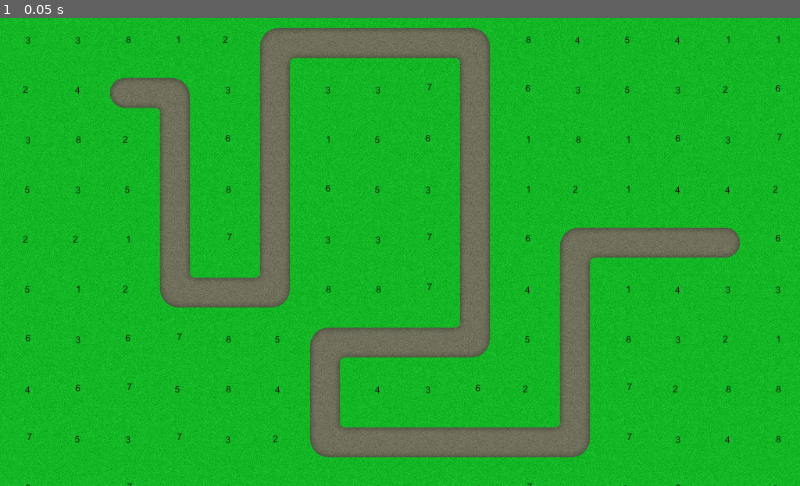
Above: before the commit, frame 1.
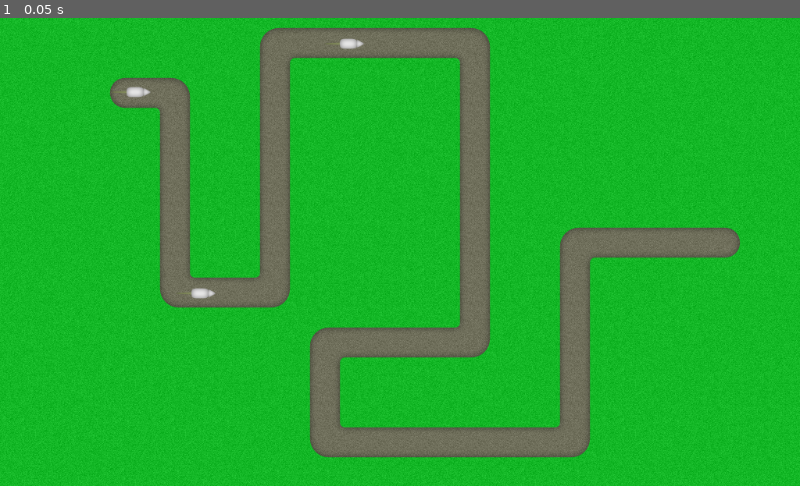
Above: after the commit, the same moment.

Repository: vibrunazo/godot-cats
Game: Godot game, scene res://scenes/Map.tscn
Same seed, same stepped clock (60 frames per second), same inputs: the game is played once before the commit and once after it. The project has no main scene, so this scene is started directly.
Inputs:
- Up to frame 1 (0.05 s): no input

The runs differ from the first frame. In frame 1, 0.8% of the frame differs, in the area x 2-98%, y 3-100%.

Commit message:
added mouse01

Diff:
--- a/scenes/Map.tscn
+++ b/scenes/Map.tscn
@@ -1,6 +1,7 @@
-[gd_scene load_steps=4 format=2]
+[gd_scene load_steps=5 format=2]
 
 [ext_resource path="res://assets/terrain.png" type="Texture" id=1]
+[ext_resource path="res://scenes/Mouse.tscn" type="PackedScene" id=2]
 
 [sub_resource type="TileSet" id=1]
 0/name = "grass"
@@ -63,3 +64,14 @@
 tile_set = SubResource( 2 )
 format = 1
 tile_data = PoolIntArray( 5, 0, 1, 6, 0, 0, 7, 0, 0, 8, 0, 0, 9, 0, 2, 65538, 0, 131072, 65539, 0, 2, 65541, 0, 65536,  …(532 unchanged characters)…
+
+[node name="Mice" type="Node2D" parent="."]
+
+[node name="Mouse" parent="Mice" instance=ExtResource( 2 )]
+position = Vector2( 173, 95 )
+
+[node name="Mouse2" parent="Mice" instance=ExtResource( 2 )]
+position = Vector2( 256, 353 )
+
+[node name="Mouse3" parent="Mice" instance=ExtResource( 2 )]
+position = Vector2( 446, 33 )
--- /dev/null
+++ b/scenes/Mouse.tscn
@@ -0,0 +1,8 @@
+[gd_scene load_steps=2 format=2]
+
+[ext_resource path="res://assets/mouse01.png" type="Texture" id=1]
+
+[node name="Mouse" type="Node2D"]
+
+[node name="Sprite" type="Sprite" parent="."]
+texture = ExtResource( 1 )
Binary file added: assets/mouse01.png
Not shown, added: assets/mouse01.png.import
Binary file changed: assets/terrain.png
